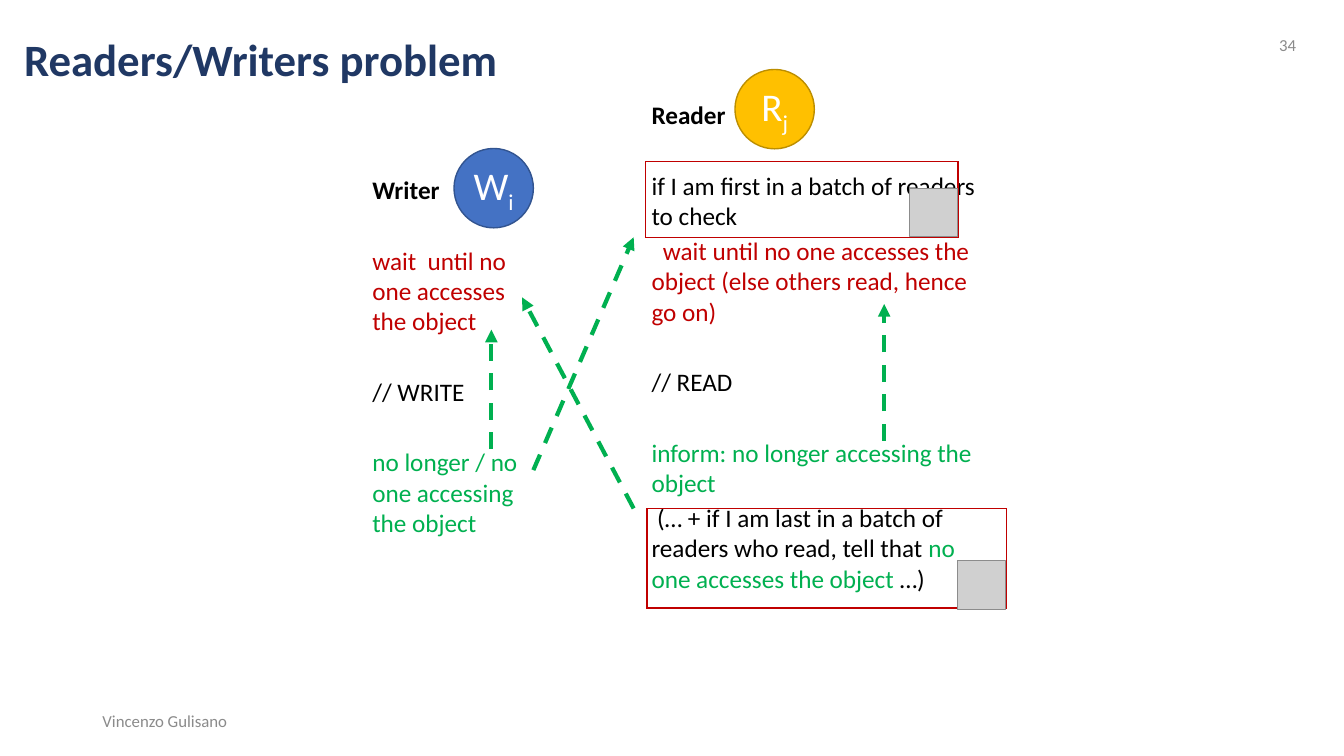
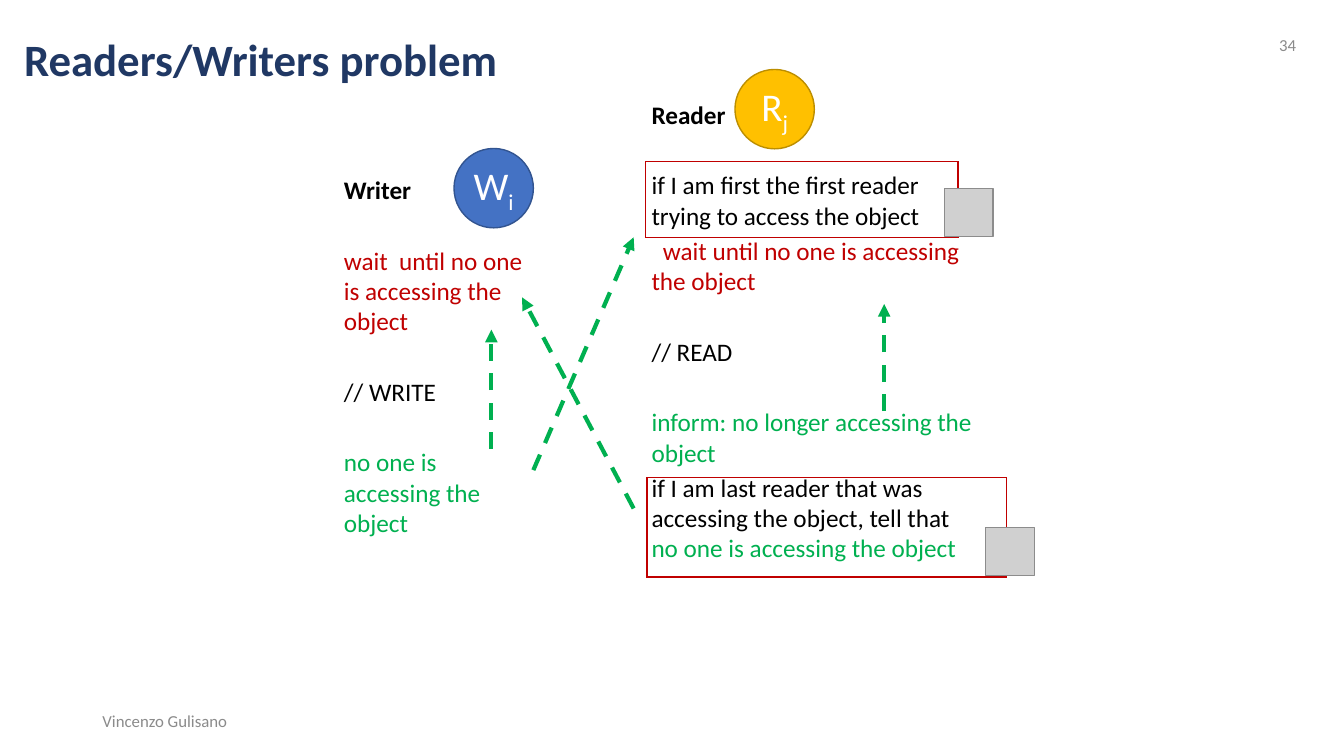
Before and after one commit to Josefgus/os_material, a slide deck: slide 34 of synchronization_part_2/synchronization_part_2.pptx. Drawn at 1344x756 pixels with LibreOffice and Linux fonts; fonts in the diff are those of the drawing; grey boxes stand for pictures. Boxes give left, top, right and bottom in pixels: in the first picture for what was removed or moved away, otherwise in the second. Text is boxed around its words. In the diff, an @@ line names an element or a change of style, - is before the commit and + after.

```diff
--- a/synchronization_part_2/synchronization_part_2.pptx
+++ b/synchronization_part_2/synchronization_part_2.pptx
@@ text "Writer": place and size @@
-text "Writer" at bbox=[372, 252, 518, 537]
+text "Writer" at bbox=[344, 181, 522, 537]
@@ text at bbox=[652, 176, 958, 295]: text changed; text colour #C00000 to #000000 @@
-if I am first in a batch of readers to check
-wait until no one accesses the object (else others read, hence go on)
+if I am first the first reader trying to access the object
+wait until no one is accessing the object
@@ picture removed at bbox=[909, 189, 958, 237] @@
@@ picture added at bbox=[945, 189, 993, 237] @@
@@ text at bbox=[344, 252, 522, 335]: text changed @@
-wait until no one accesses the object
+wait until no one is accessing the object
@@ arrow moved from (884, 441) - (884, 304) to (884, 411) - (884, 304) @@
@@ text at bbox=[344, 453, 480, 537]: text changed @@
-no longer / no one accessing the object
+no one is accessing the object
@@ rectangle: place and size @@
-rectangle at bbox=[647, 508, 1007, 608]
+rectangle at bbox=[647, 478, 1007, 578]
@@ text at bbox=[652, 477, 956, 562]: text changed @@
-(… + if I am last in a batch of readers who read, tell that no one accesses the object …)
+if I am last reader that was accessing the object, tell that no one is accessing the object
@@ picture added at bbox=[986, 527, 1034, 576] @@
@@ picture removed at bbox=[957, 561, 1005, 609] @@
```
Also in this commit, not shown: 31 other slides changed, 4 other files.
